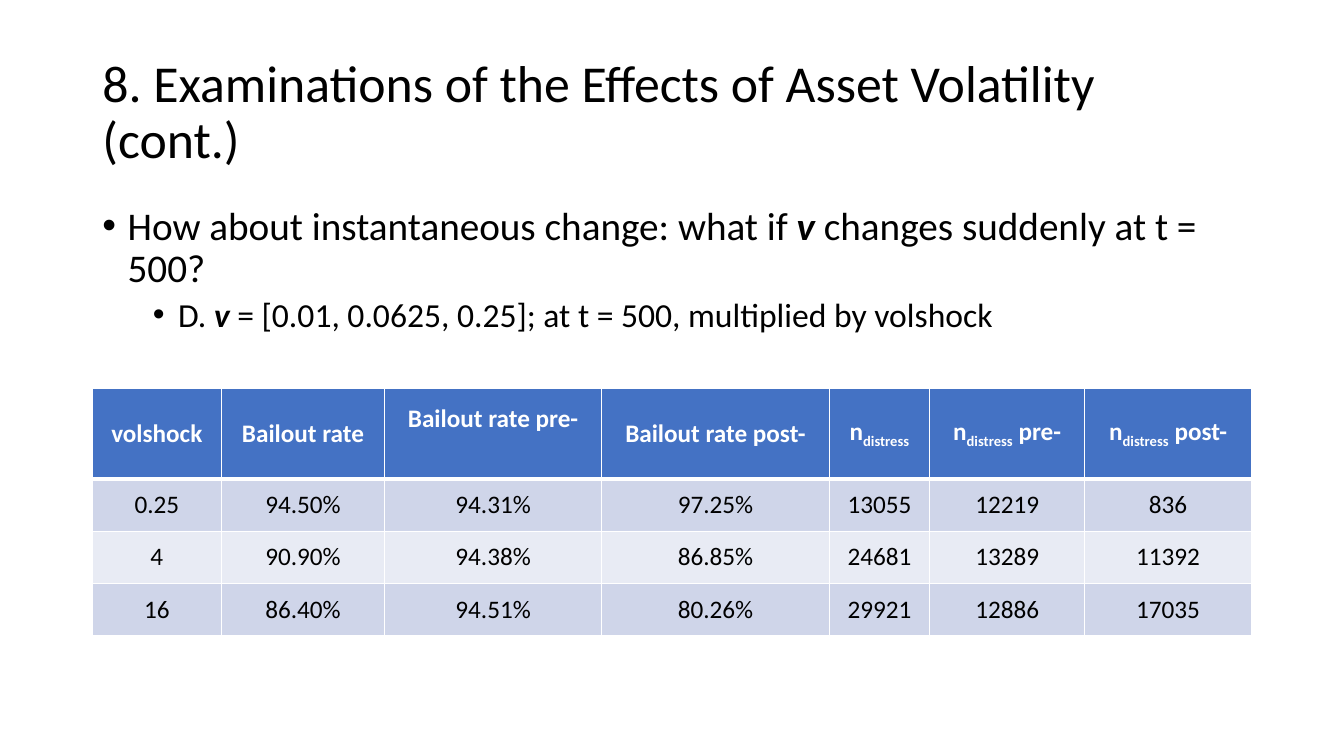
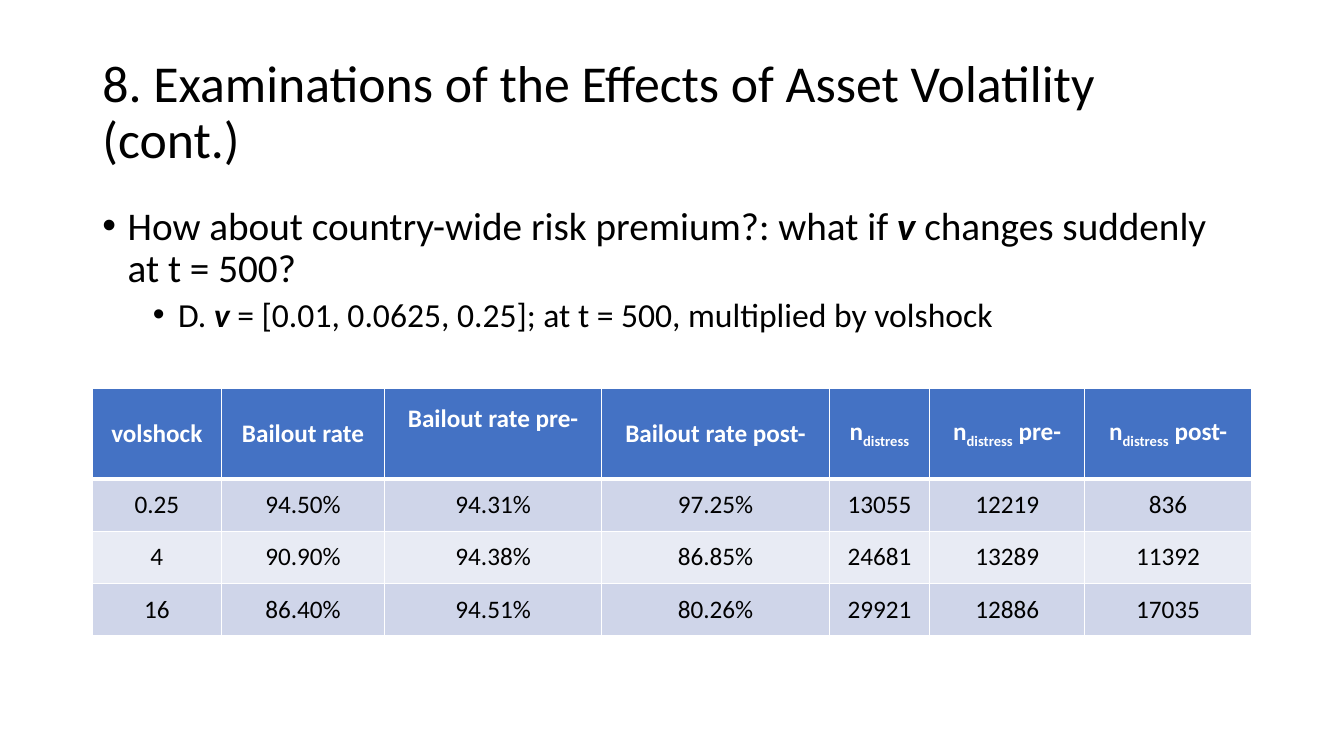
Before and after one commit to anihamde/cba-research, a slide deck: slide 20 of Suresh_CBA_Presentation.pptx. Drawn at 1344x756 pixels with LibreOffice and Linux fonts; fonts in the diff are those of the drawing. Boxes give left, top, right and bottom in pixels: in the first picture for what was removed or moved away, otherwise in the second. Text is boxed around its words. In the diff, an @@ line names an element or a change of style, - is before the commit and + after.

Commit message:
Fixed some typos

```diff
--- a/Suresh_CBA_Presentation.pptx
+++ b/Suresh_CBA_Presentation.pptx
@@ text at (x1=128, y1=212, x2=1206, y2=283): text changed @@
-• How about instantaneous change: what if v changes suddenly at t = 500?
+• How about country-wide risk premium?: what if v changes suddenly at t = 500?
```
Also in this commit, not shown: 16 other slides changed, 1 slide added.
